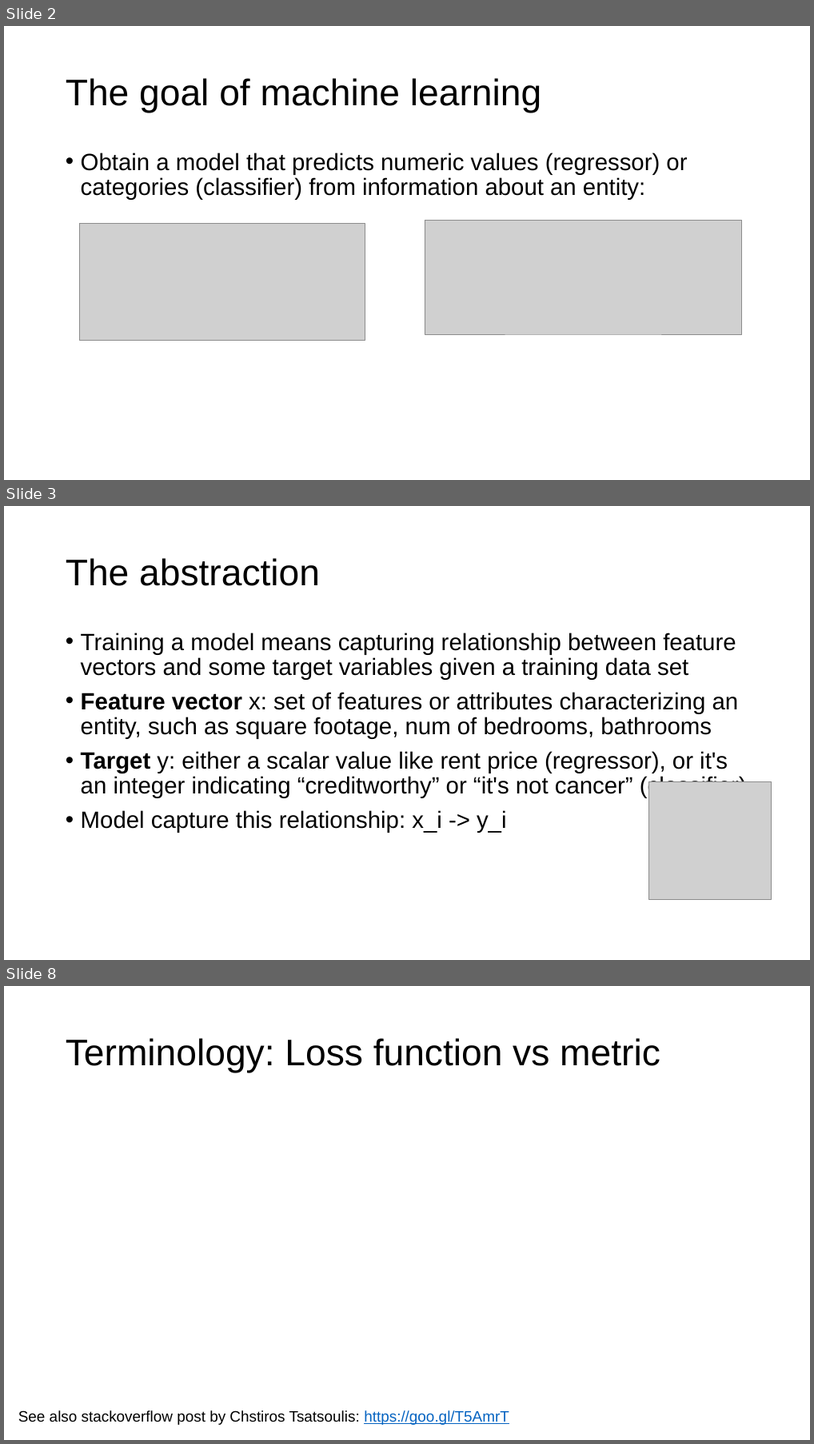
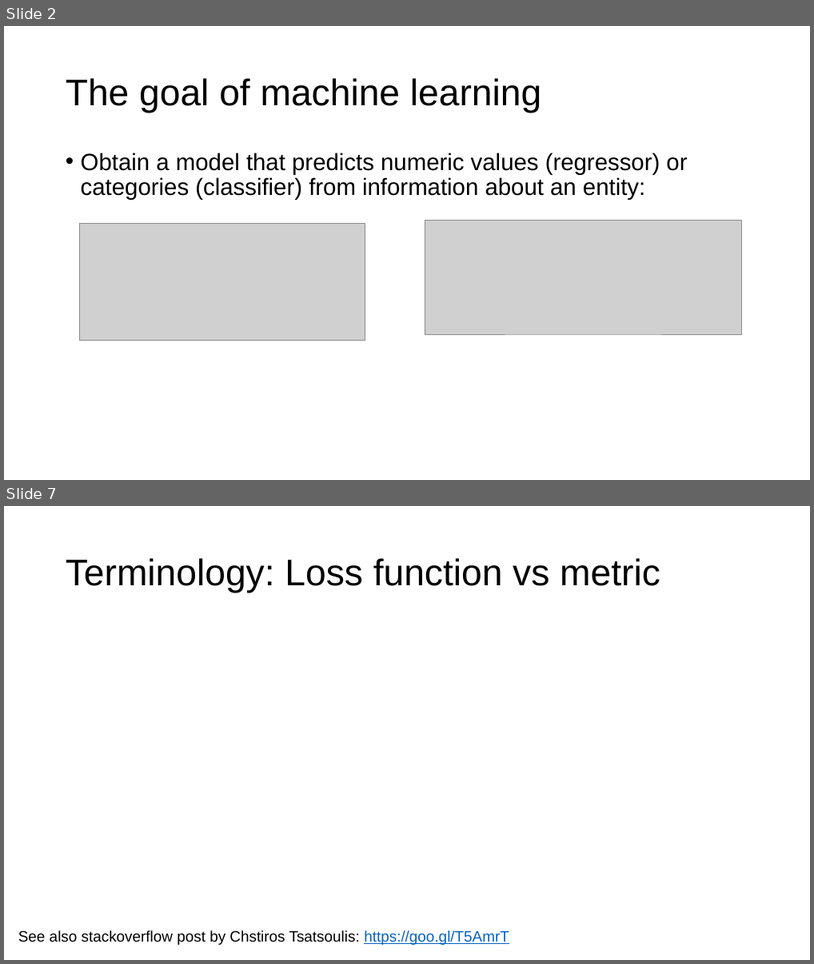
Before and after one commit to parrt/fundamentals-of-deep-learning, a slide deck: lectures/intro.pptx. Shown one above the other, each under a label of ours: slides 2, 3 and 8 before the commit, slides 2 and 7 after it; the slides between them are not shown. The pictures are 814x1444 and 814x964 pixels, drawn with LibreOffice and Linux fonts; fonts in the diff are those of the drawing; grey boxes stand for pictures; background and template pictures are left out. Boxes give left, top, right and bottom in pixels: in the first picture for what was removed or moved away, otherwise in the second. Text is boxed around its words. In the diff, an @@ line names an element or a change of style, - is before the commit and + after.

```diff
--- a/lectures/intro.pptx
+++ b/lectures/intro.pptx
@@ slide 3 removed at (4, 506, 810, 960), background #FFFFFF @@
@@ title removed at (66, 558, 320, 586) @@
-The abstraction
@@ text removed at (81, 632, 747, 832) @@
-• Training a model means capturing relationship between feature vectors and some target variables given a training data set
-• Feature vector x: set of features or attributes characterizing an entity, such as square footage, num of bedrooms, bathrooms
-• Target y: either a scalar value like rent price (regressor), or it's an integer indicating “creditworthy” or “it's not cancer” (classifier)
-• Model capture this relationship: x_i -> y_i
@@ picture removed at (650, 782, 772, 900) @@
@@ what was slide 8 is now slide 7 @@
```
Also in this commit, not shown: 13 slides changed, 7 slides added, 3 other slides removed, 8 other files.
